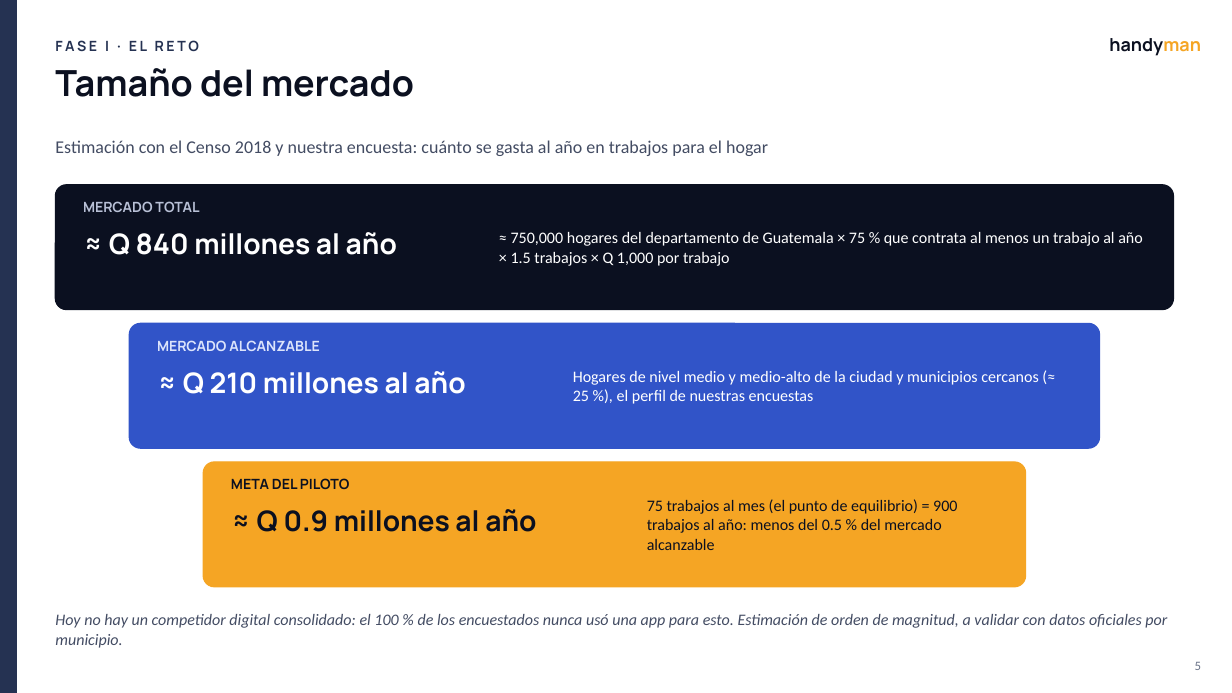
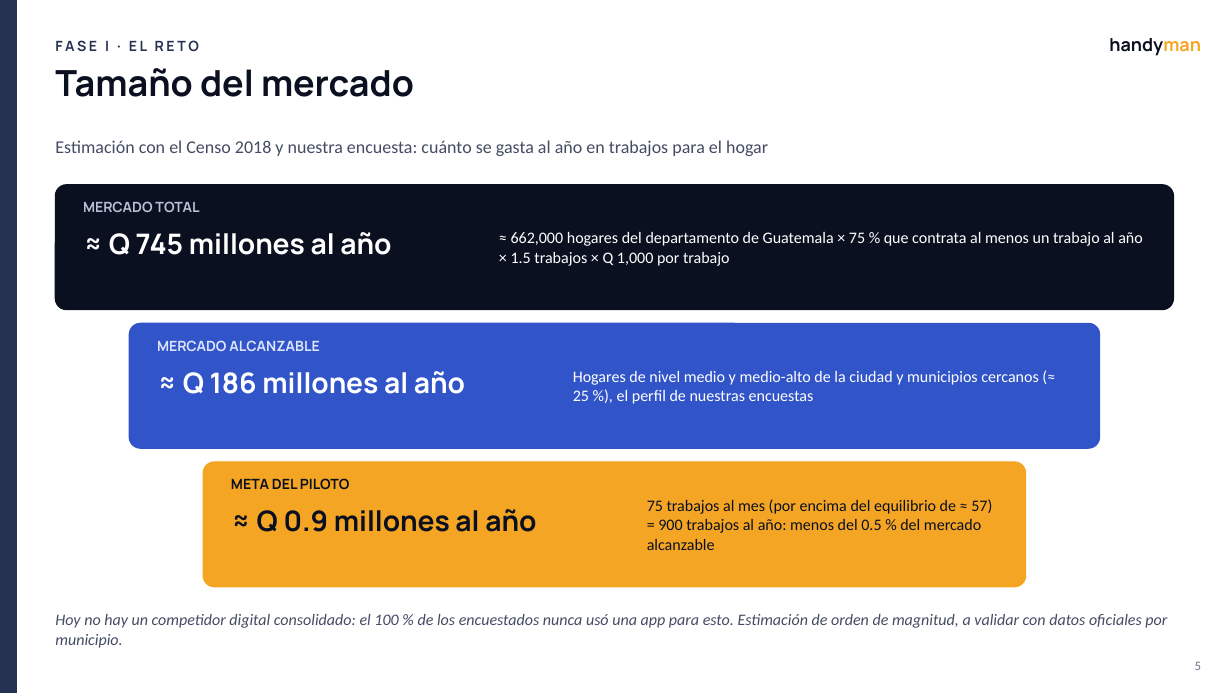
Before and after one commit to matcodez/handyman, a slide deck: slide 5 of docs/Handyman_Presentacion_Final_20.pptx. Drawn at 1232x693 pixels with LibreOffice and Linux fonts; fonts in the diff are those of the drawing. Boxes give left, top, right and bottom in pixels: in the first picture for what was removed or moved away, otherwise in the second. Text is boxed around its words. In the diff, an @@ line names an element or a change of style, - is before the commit and + after.

```diff
--- a/docs/Handyman_Presentacion_Final_20.pptx
+++ b/docs/Handyman_Presentacion_Final_20.pptx
@@ text at <box>109,232,391,255</box>: text changed @@
-≈ Q 840 millones al año
+≈ Q 745 millones al año
@@ text at <box>511,232,1143,266</box>: text changed @@
-≈ 750,000 hogares del departamento de Guatemala × 75 % que contrata al menos un trabajo al año × 1.5 trabajos × Q 1,000 por trabajo
+≈ 662,000 hogares del departamento de Guatemala × 75 % que contrata al menos un trabajo al año × 1.5 trabajos × Q 1,000 por trabajo
@@ text at <box>183,371,465,394</box>: text changed @@
-≈ Q 210 millones al año
+≈ Q 186 millones al año
@@ text at <box>647,499,992,550</box>: text changed @@
-75 trabajos al mes (el punto de equilibrio) = 900 trabajos al año: menos del 0.5 % del mercado alcanzable
+75 trabajos al mes (por encima del equilibrio de ≈ 57) = 900 trabajos al año: menos del 0.5 % del mercado alcanzable
```
Also in this commit, not shown: 4 other slides changed, 8 other files.
